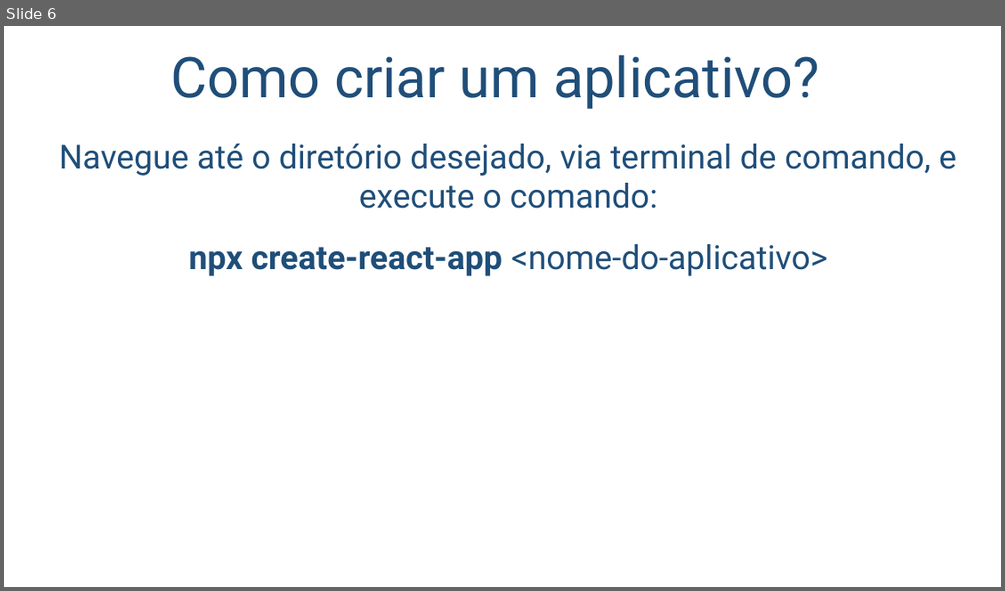
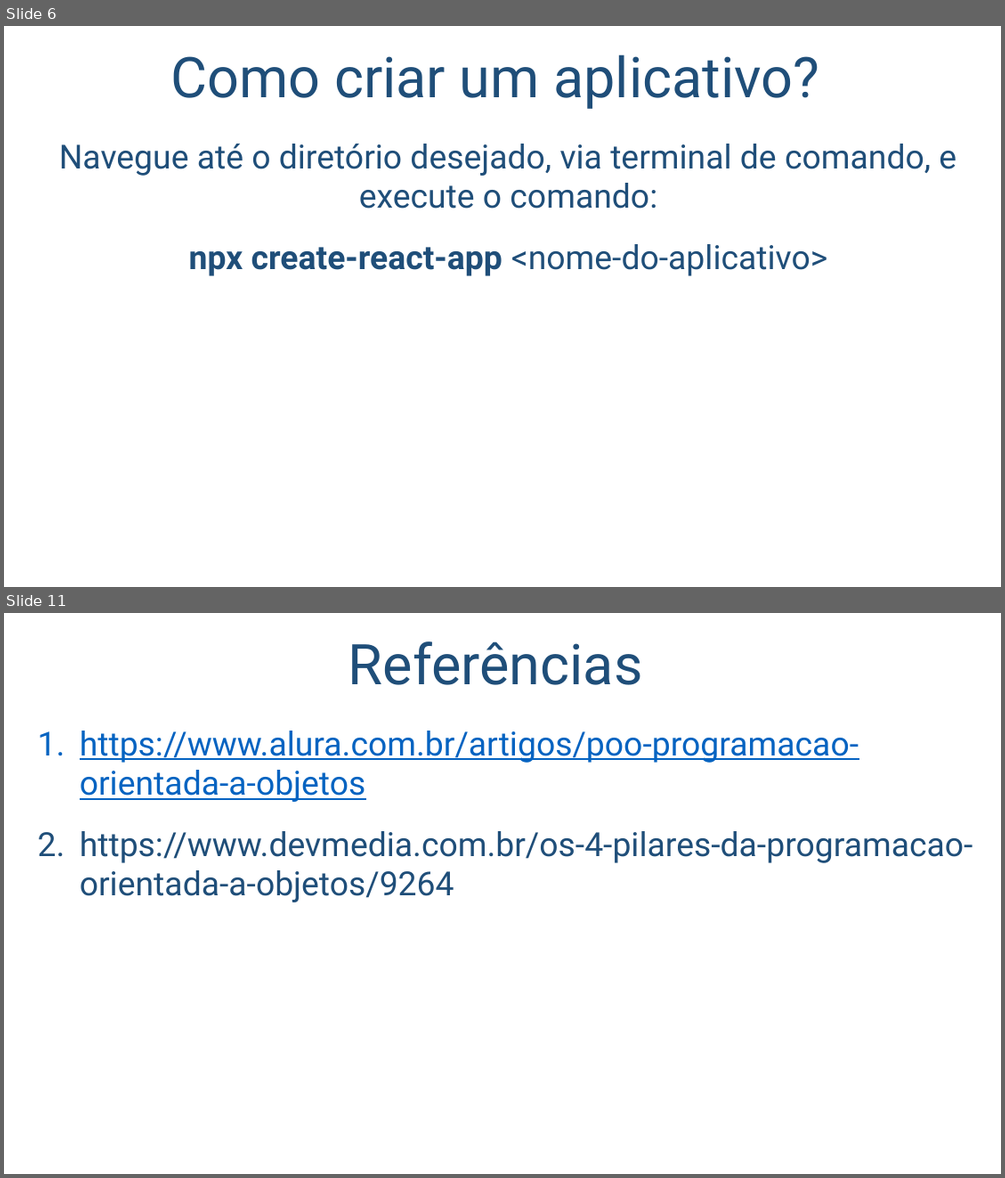
Before and after one commit to salmo-jr/public-slides, a slide deck: React.pptx. Shown one above the other, each under a label of ours: slide 6 before the commit, slides 6 and 11 after it; the slides between them are not shown. The pictures are 1005x591 and 1005x1178 pixels, drawn with LibreOffice and Linux fonts; fonts in the diff are those of the drawing; background and template pictures are left out. Boxes give left, top, right and bottom in pixels: in the first picture for what was removed or moved away, otherwise in the second. Text is boxed around its words. In the diff, an @@ line names an element or a change of style, - is before the commit and + after.

```diff
--- a/React.pptx
+++ b/React.pptx
@@ slide 11 added at (4,613,1001,1174), background picture (left out) @@
@@ title added at (348,641,643,685), 54 pt, text #1F4E79 @@
+Referências
@@ text added at (80,730,973,902), 32 pt, text #1F4E79 @@
+1. https://www.alura.com.br/artigos/poo-programacao-orientada-a-objetos
+2. https://www.devmedia.com.br/os-4-pilares-da-programacao-orientada-a-objetos/9264
```
Also in this commit, not shown: 4 other slides added, 1 slide removed, 1 other file.
